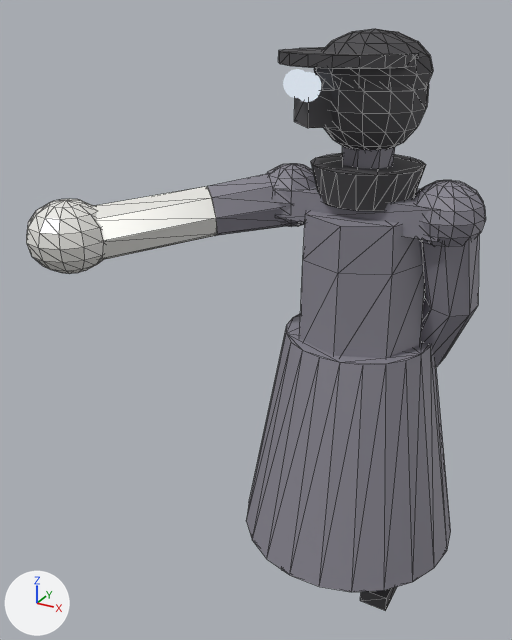
Renders of the glTF model assets/monsters/minibosses/overlooker.glb from each side of a commit.
Rendered twice from a camera (50 mm lens) standing at (0.9, -2.51, 2.46) and looking at (-0.39, -0.15, 1.28). Every picture has the same lights, and +X, +Y and +Z are marked at lower left. The picture after the commit comes second. Mesh edges are drawn as thin lines on the coarser meshes. Where no turn or scale is listed for an object, it has been applied to the vertices. Vertices at exactly the same position are counted once.

The scene before the commit, as lines of its bpy script (objects in view):
```python
me_overlooker_body = bpy.data.meshes.new('overlooker_body')
me_overlooker_body.from_pydata(...)  # 338 vertices, 636 faces; spans x -0.61..0.46, y -0.46..0.46, z 0.11..2.05
me_overlooker_body.materials.append(mat_overlooker_body_ov)  # grey #8a8893
me_overlooker_bone = bpy.data.meshes.new('overlooker_bone')
me_overlooker_bone.from_pydata(...)  # 102 vertices, 196 faces; spans x -1.1..-0.477, y -0.764..-0.162, z 1.565..1.86
me_overlooker_bone.materials.append(mat_overlooker_bone_ov)  # white #f7f6f1
me_overlooker_dark = bpy.data.meshes.new('overlooker_dark')
me_overlooker_dark.from_pydata(...)  # 311 vertices, 590 faces; spans x -0.31..0.26, y -0.32..0.19, z 0.02..2.42
me_overlooker_dark.materials.append(mat_overlooker_dark_ov)  # dark grey #4b4a4d
ob_overlooker_body = bpy.data.objects.new('overlooker_body', me_overlooker_body)
ob_overlooker_body.location = (0.0, 0.0, -0.017)
ob_overlooker_bone = bpy.data.objects.new('overlooker_bone', me_overlooker_bone)
ob_overlooker_bone.location = (0.0, 0.0, -0.017)
ob_overlooker_dark = bpy.data.objects.new('overlooker_dark', me_overlooker_dark)
ob_overlooker_dark.location = (0.0, 0.0, -0.017)
# also in view: 'overlooker_glow' at (-0.19, -0.2, 2.22)
```
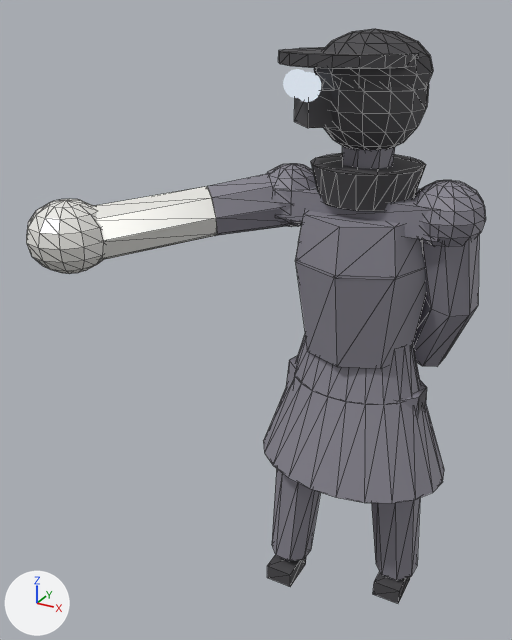
The change in detail:
me_overlooker_body is used by ob_overlooker_body; location (0.0, 0.0, -0.017).
me_overlooker_body had 338 vertices, 636 faces and spanned x -0.61..0.46, y -0.46..0.46, z 0.11..2.05.
me_overlooker_body now has 367 vertices, 732 faces and spans x -0.61..0.44, y -0.31..0.31, z 0.1..2.05.
me_overlooker_body part 1: the loose piece of 24 vertices spanning x -0.3..-0.06, y -0.13..0.12, z 0.11..1.07 is multiplied about its middle by the matrix ((0.997, -0.156, 0.041), (0.152, 0.995, 0.077), (-0.052, -0.07, 1.006)), then moved by (-0.02, -0.04, 0.01).
me_overlooker_body part 2: the loose piece of 44 vertices spanning x -0.46..0.46, y -0.46..0.46, z 0.34..1.28 is rebuilt with 66 vertices and now spans x -0.41..0.41, y -0.3..0.31, z 0.67..1.28.
me_overlooker_body part 3: the loose piece of 24 vertices spanning x 0.06..0.3, y -0.13..0.12, z 0.11..1.07 is rebuilt with 24 vertices and now spans x 0.06..0.33, y -0.11..0.14, z 0.1..1.08.
Part 4, on me_overlooker_body:
14 vertices are removed from x -0.26..0.26, y -0.25..0.26, z 1.22..1.62.
36 faces are deleted.
6 vertices move from x -0.24..0.24, y -0.25..0.25, z 1.61..1.81 to x -0.25..0.25, y -0.28..0.28, z 1.6..1.81.
21 vertices are added at x -0.28..0.28, y -0.28..0.28, z 1.21..1.62.
48 new faces join them.
me_overlooker_dark is used by ob_overlooker_dark; location (0.0, 0.0, -0.017).
me_overlooker_dark had 311 vertices, 590 faces and spanned x -0.31..0.26, y -0.32..0.19, z 0.02..2.42.
me_overlooker_dark now has 311 vertices, 590 faces and spans x -0.31..0.3, y -0.32..0.19, z 0.02..2.42.
me_overlooker_dark part 5: the loose piece of 8 vertices spanning x -0.26..-0.14, y -0.14..0.03, z 0.02..0.09 is moved by (-0.04, -0.08, 0.0).
me_overlooker_dark part 6: the loose piece of 8 vertices spanning x 0.14..0.26, y -0.14..0.03, z 0.02..0.09 is moved by (0.04, 0.07, 0.0).

Where the change shows, as pixel boxes [x1, y1, x2, y2] in the pictures (512 x 640 px; the box of a moved part takes in the faces that stretch with it):
'overlooker_body', reshaped: before [208, 146, 486, 592]; after [208, 146, 486, 580]
'overlooker_dark', reshaped (7% wider): before [278, 29, 433, 611]; after [267, 29, 433, 604]
part 1 of me_overlooker_body, moved or reshaped (not visible before): after [272, 355, 320, 561]
part 2 of me_overlooker_body, rebuilt: before [246, 313, 451, 592]; after [263, 334, 444, 503]
part 3 of me_overlooker_body, rebuilt (not visible before): after [372, 380, 427, 580]
part 4 of me_overlooker_body, moved or reshaped: before [299, 210, 425, 358]; after [295, 210, 426, 369]
part 5 of me_overlooker_dark, moved or reshaped (not visible before): after [267, 555, 306, 587]
part 6 of me_overlooker_dark, moved or reshaped: before [360, 586, 398, 611]; after [373, 572, 410, 604]
